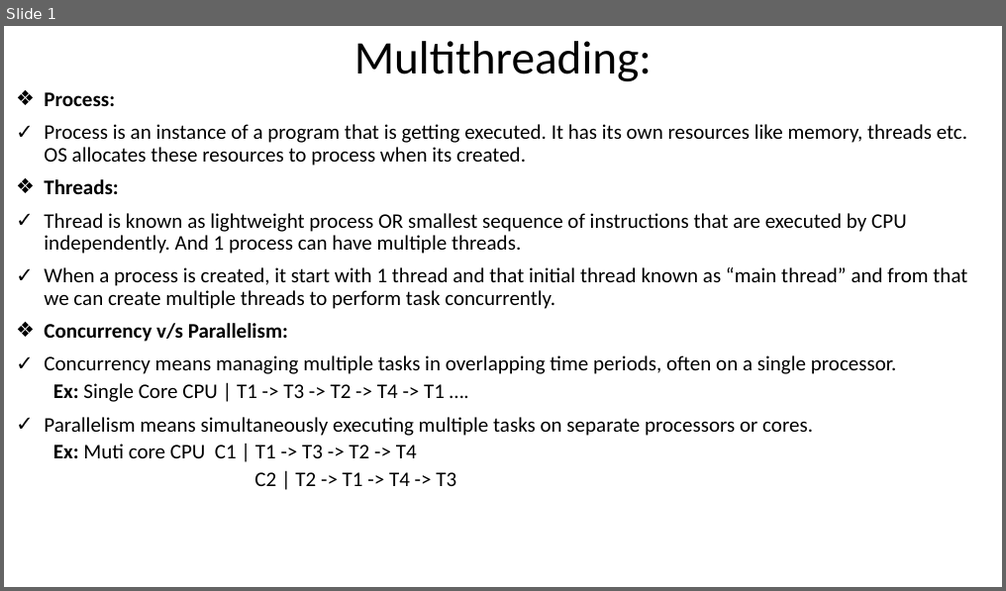
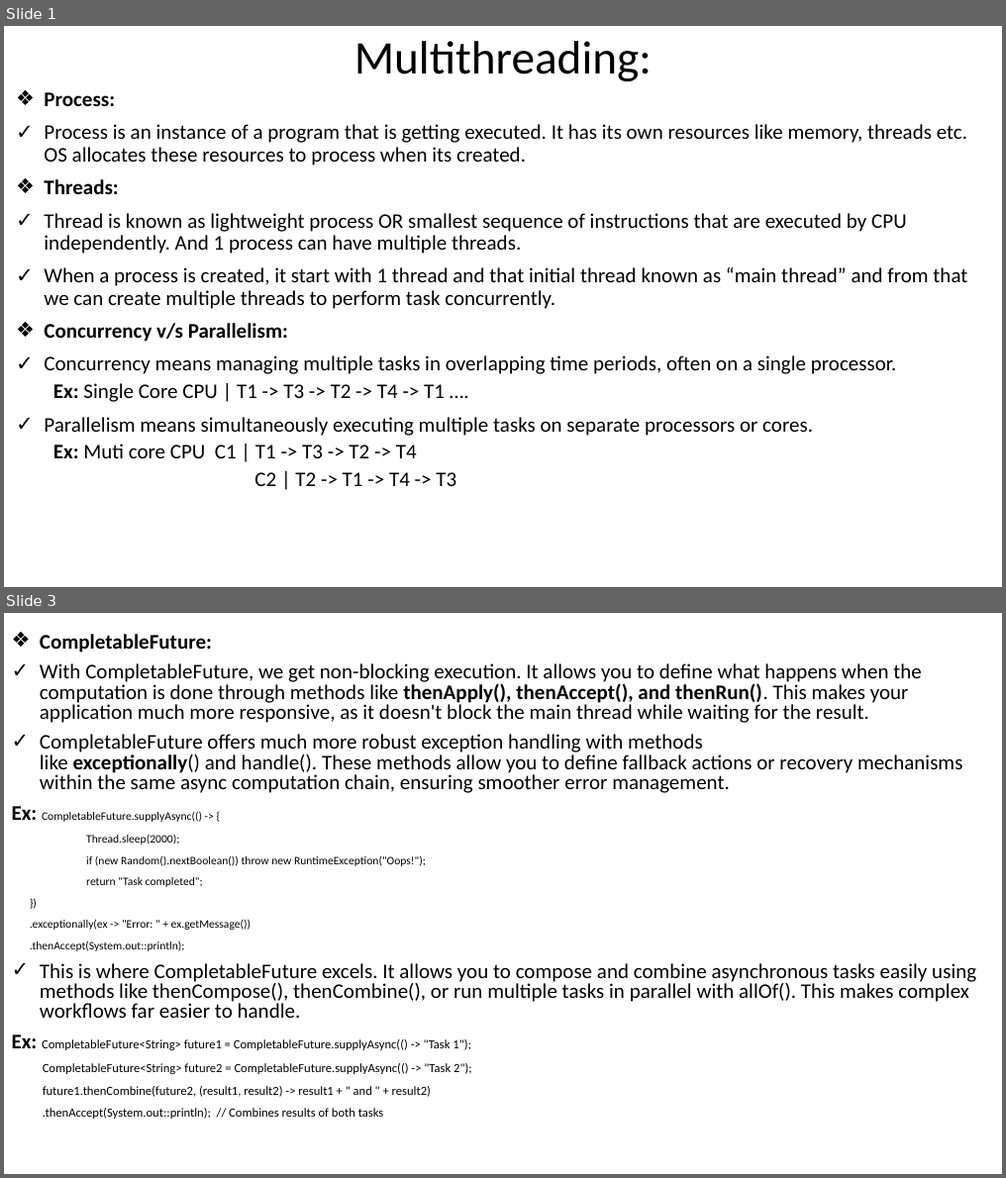
Before and after one commit to the-dev-pal/knowledge-rewards, a slide deck: src/Java/MultiThreading/MultiThreading.pptx. Shown one above the other, each under a label of ours: slide 1 before the commit, slides 1 and 3 after it; the slides between them are not shown. The pictures are 1006x591 and 1006x1178 pixels, drawn with LibreOffice and Linux fonts; fonts in the diff are those of the drawing. Boxes give left, top, right and bottom in pixels: in the first picture for what was removed or moved away, otherwise in the second. Text is boxed around its words. In the diff, an @@ line names an element or a change of style, - is before the commit and + after.

Commit message:
Multi-Threading

```diff
--- a/src/Java/MultiThreading/MultiThreading.pptx
+++ b/src/Java/MultiThreading/MultiThreading.pptx
@@ slide 3 added at [4,613,1002,1174], background #FFFFFF @@
@@ text added at [12,634,976,1119], 20 pt, text #000000 @@
+❖ CompletableFuture:
+✓ With CompletableFuture, we get non-blocking execution. It allows you to define what happens when the computation is done through methods like thenApply(), thenAccept(), and thenRun(). This makes your application much more responsive, as it doesn't block the main thread while waiting for the result.
+✓ CompletableFuture offers much more robust exception handling with methods like exceptionally() and handle(). These methods allow you to define fallback actions or recovery mechanisms within the same async computation chain, ensuring smoother error management.
+Ex: CompletableFuture.supplyAsync(() -> {
+Thread.sleep(2000);
+if (new Random().nextBoolean()) throw new RuntimeException("Oops!");
+return "Task completed";
+})
+.exceptionally(ex -> "Error: " + ex.getMessage())
+.thenAccept(System.out::println);
+✓ This is where CompletableFuture excels. It allows you to compose and combine asynchronous tasks easily using methods like thenCompose(), thenCombine(), or run multiple tasks in parallel with allOf(). This makes complex workflows far easier to handle.
+Ex: CompletableFuture<String> future1 = CompletableFuture.supplyAsync(() -> "Task 1");
+CompletableFuture<String> future2 = CompletableFuture.supplyAsync(() -> "Task 2");
+future1.thenCombine(future2, (result1, result2) -> result1 + " and " + result2)
+.thenAccept(System.out::println); // Combines results of both tasks
```
Also in this commit, not shown: 2 slides changed, 4 other slides added, 26 other files.
